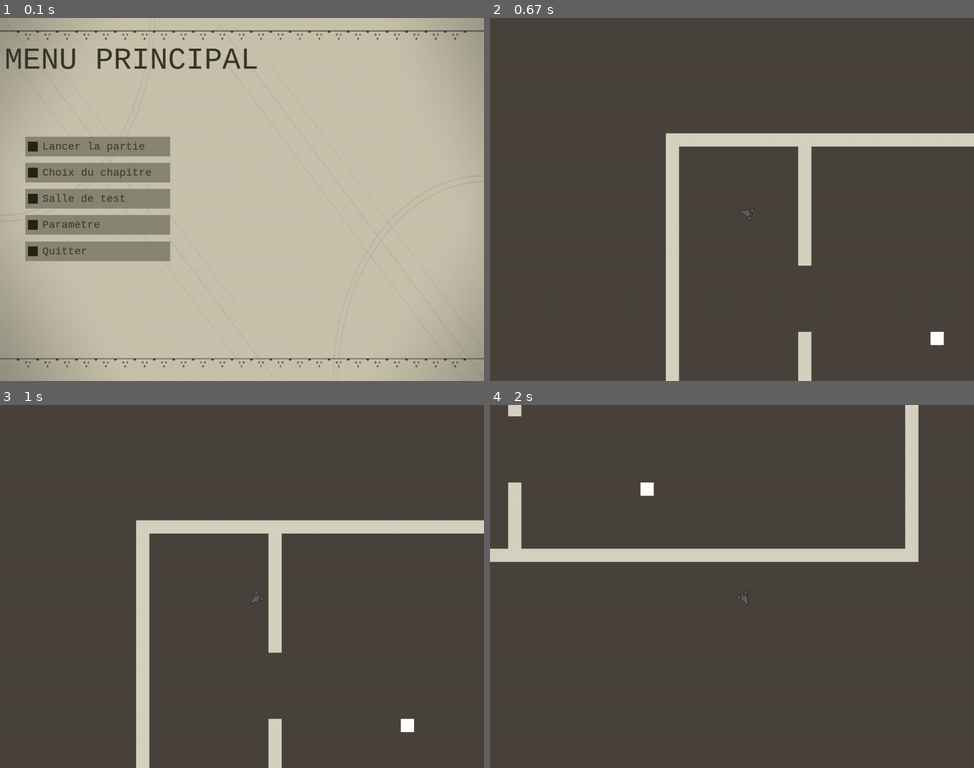
Above: before the commit, frames 1-4 (two rows, left to right).
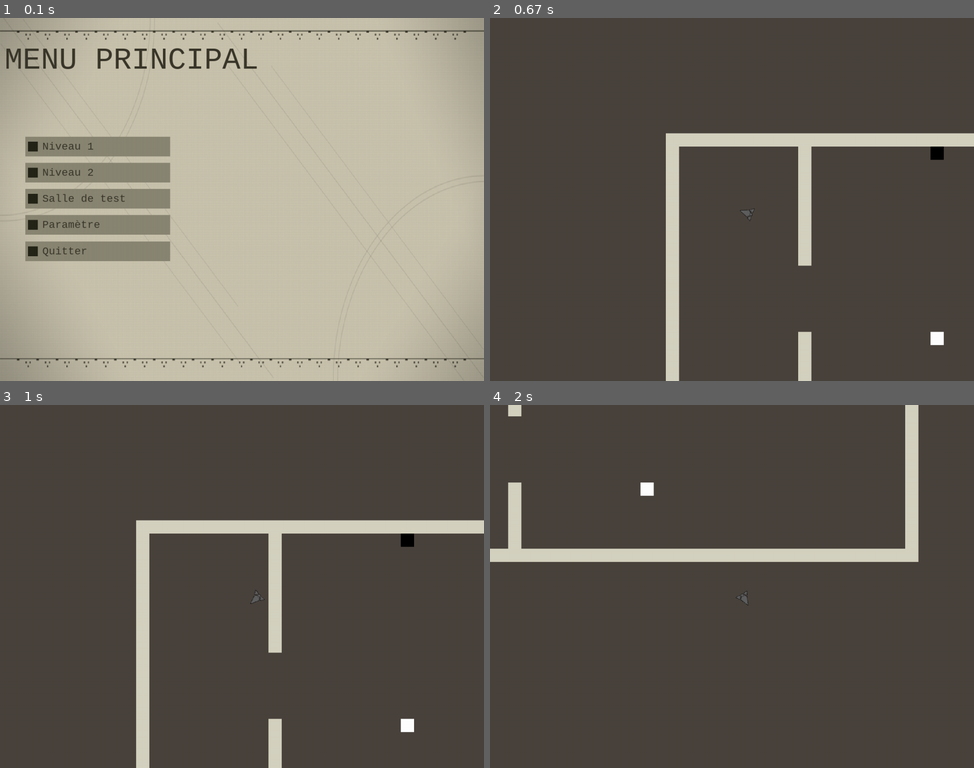
Above: after the commit, the same moments.

Repository: thecedet/Binding-of-Automata-IV
Game: pygame game, started from index.py
Same seed, same stepped clock (60 frames per second), same inputs: the game is played once before the commit and once after it.
Inputs (mouse positions are in pixels of both pictures, inside the frame that each line leads up to):
- Up to frame 1 (0.1 s): no input
- Up to frame 2 (0.67 s): click (586, 145) at 0.38 s, where only the run after the commit has a clickable "Niveau 1"
- Up to frame 3 (1 s): hold M from 0.67 s (still down); hold Right from 0.67 s (still down); move the mouse to (222, 601) at 0.7 s
- Up to frame 4 (2 s): release M at 1.13 s; release Right at 1.13 s; click (615, 590) at 1.22 s; hold Right 1.5-1.97 s; click (780, 666) at 1.58 s; tap K at 1.65 s

The runs differ from the first frame. In frame 1, 0.3% of the frame differs, in the area x 8-32%, y 34-45%; in frame 2, 0.1%; in frame 3, 0.1%; in frame 4, nothing differs.

Commit message:
new version
add event

Diff:
--- a/game/block.py
+++ b/game/block.py
@@ -1,10 +1,12 @@
 import pygame
 
 class Block(pygame.sprite.Sprite):
-    def __init__(self, game, x, y,color, collision=True, event=False, passing=False):
+    def __init__(self, game, x, y,color, collision=True, event=False, passing=False, breakable=False):
         if collision: self.groups = game.walls, game.allSprites
         if event: self.groups = game.event, game.allSprites
         if passing: self.groups = game.passing
+
+        self.breakable = breakable
 
 
         pygame.sprite.Sprite.__init__(self, self.groups)
--- a/game/index.py
+++ b/game/index.py
@@ -5,12 +5,11 @@
 from game.block import Block
 from game.player import Player
 
+import socket
+import json
+import threading
+
 screenSize = [1280,960]
-
-
-
-
-
 
 
 class Camera:
@@ -34,6 +33,8 @@
         self.clock = pygame.time.Clock()
 
         self.playing = True
+
+        pygame.mixer.Channel(0).play(pygame.mixer.Sound("src/music/main.ogg"))
 
         self.mapBuilder(level)
         self.init()
@@ -67,7 +68,8 @@
         for wall in self.data["blocks"]:
             for i in range(wall["w"]):
                 for j in range(wall["h"]):
-                    Block(self, wall["x"]+i, wall["y"]+j, wall["color"])
+                    breakable = True if "breakable" in wall.keys() else False
+                    Block(self, wall["x"]+i, wall["y"]+j, wall["color"], breakable=breakable)
         self.player = Player(self, self.playerSpawn[0], self.playerSpawn[1])
         self.camera = Camera(self.width, self.height)
 
@@ -104,3 +106,5 @@
             if event.type == pygame.QUIT:pygame.quit()
             if event.type == pygame.KEYDOWN:
                 if event.key == pygame.K_ESCAPE: pygame.quit()
+                if event.key == pygame.K_m:
+                    pygame.mixer.music.stop()
--- a/game/player.py
+++ b/game/player.py
@@ -6,7 +6,12 @@
 
 
 class Player(pygame.sprite.Sprite):
+    uid = 0
     def __init__(self, game, x, y):
+
+        Player.uid += 1
+        self.uid = Player.uid
+
         self.groups = game.allSprites
         pygame.sprite.Sprite.__init__(self, self.groups)
         self.game = game
--- a/game/projectile.py
+++ b/game/projectile.py
@@ -11,6 +11,7 @@
         pygame.sprite.Sprite.__init__(self, self.groups)
         self.game = game
 
+        pygame.mixer.Channel(1).play(pygame.mixer.Sound("src/music/shot.wav"))
 
         directory_list = ["src/texture/projectile_enemie.png","src/texture/explode.png","src/texture/bloc_all.png","src/texture/projectile_joueur.png"]
         sprite_list = []
@@ -91,7 +92,10 @@
 
     def collision(self, dir):
         hits = pygame.sprite.spritecollide(self, self.game.walls, False)
-        if hits:self.game.allSprites.remove(self)
+        if hits:
+            for hit in hits:
+                if hit.breakable: self.game.walls.remove(hit); self.game.allSprites.remove(hit)
+            self.game.allSprites.remove(self)
 
 
 
--- a/levels/level1.json
+++ b/levels/level1.json
@@ -32,6 +32,13 @@
 			"color": [213,210,192],
 			"x": 10, "y": 0,
 			"w": 1, "h": 10
+		},
+		{
+			"color": [0,0,0
+			],
+			"x": 20, "y": 1,
+			"w": 1, "h": 1,
+			"breakable": true
 		}
 
 	],
--- a/levels/level2.json
+++ b/levels/level2.json
@@ -1,5 +1,5 @@
 {
-	"name": "Level 1",
+	"name": "Level 2",
 	"scale": 35,
 	"background": [74,67,61],
 	"blocks" : [
@@ -17,21 +17,6 @@
 			"color": [213,210,192],
 			"x": 0, "y": 0,
 			"w": 1, "h": 20
-		},
-		{
-			"color": [213,210,192],
-			"x": 40, "y": 0,
-			"w": 1, "h": 21
-		},
-		{
-			"color": [213,210,192],
-			"x": 10, "y": 15,
-			"w": 6, "h": 1
-		},
-		{
-			"color": [213,210,192],
-			"x": 10, "y": 10,
-			"w": 10, "h": 1
 		}
 
 	],
--- a/window.py
+++ b/window.py
@@ -31,8 +31,8 @@
 
 
         self.elementsDraw.append(Menu(self.window,element=[
-            ["Lancer la partie", lambda: self.start("level1")],
-            ["Choix du chapitre", lambda: self.start("level2")],
+            ["Niveau 1", lambda: self.start("level1")],
+            ["Niveau 2", lambda: self.start("level2")],
             ["Salle de test", self.start],
             ["Paramètre", self.start],
             ["Quitter", self.quit]
Binary file added: System Volume Information/IndexerVolumeGuid
Not shown, added: demo/Binding-of-automata-IV-DORLET.pptx
Not shown, added: demo/event.mp4
Not shown, added: src/music/main.ogg
Not shown, added: src/music/shot.wav
